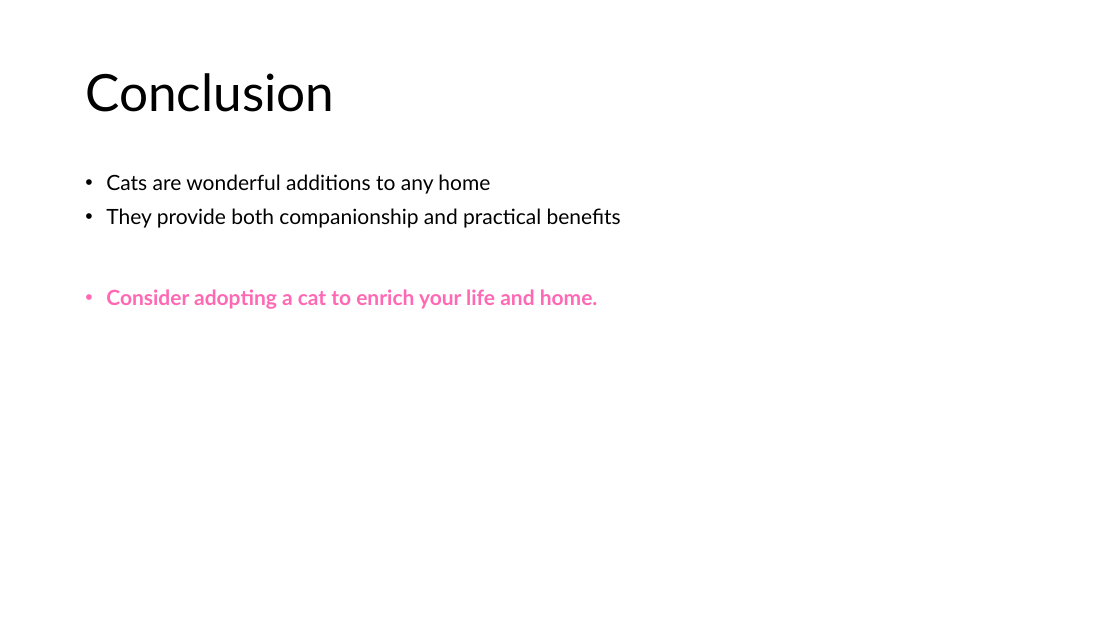
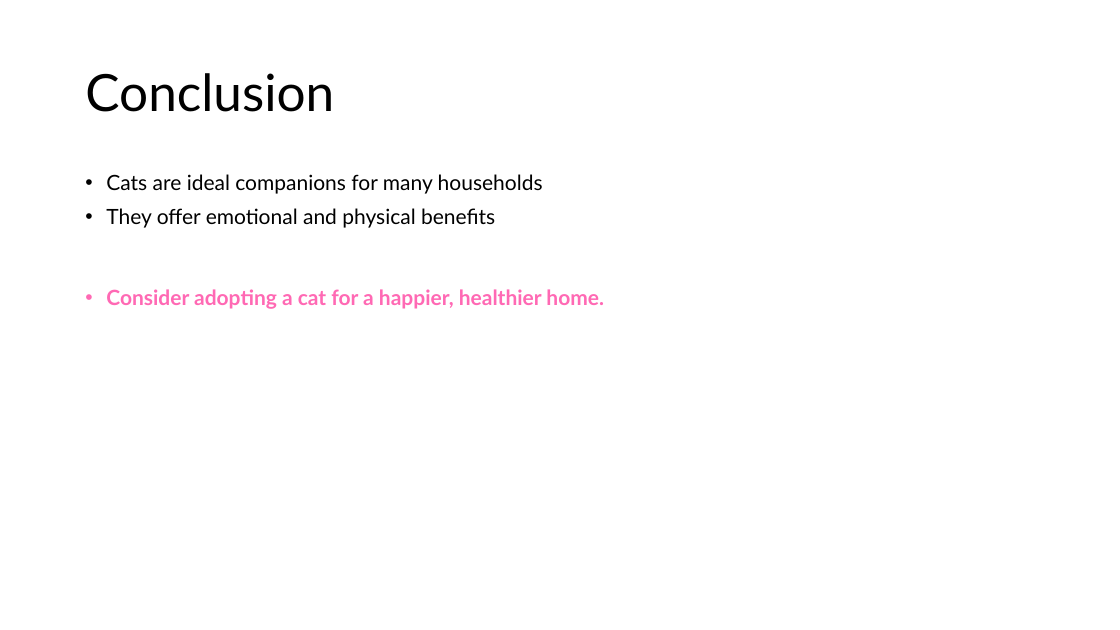
Before and after one commit to drubaga/SlideAI, a slide deck: slide 12 of output/The_Benefits_of_Having_Cats_at_Home.pptx. Drawn at 1120x630 pixels with LibreOffice and Linux fonts; fonts in the diff are those of the drawing. Boxes give left, top, right and bottom in pixels: in the first picture for what was removed or moved away, otherwise in the second. Text is boxed around its words. In the diff, an @@ line names an element or a change of style, - is before the commit and + after.

Commit message:
feat(api): add single endpoint to generate .pptx from prompt and text input

```diff
--- a/output/The_Benefits_of_Having_Cats_at_Home.pptx
+++ b/output/The_Benefits_of_Having_Cats_at_Home.pptx
@@ text at box(106, 174, 604, 309): text changed @@
-• Cats are wonderful additions to any home
-• They provide both companionship and practical benefits
-• Consider adopting a cat to enrich your life and home.
+• Cats are ideal companions for many households
+• They offer emotional and physical benefits
+• Consider adopting a cat for a happier, healthier home.
```
Also in this commit, not shown: 10 other slides changed, 1 slide added, 1 slide removed, 1 other file.
